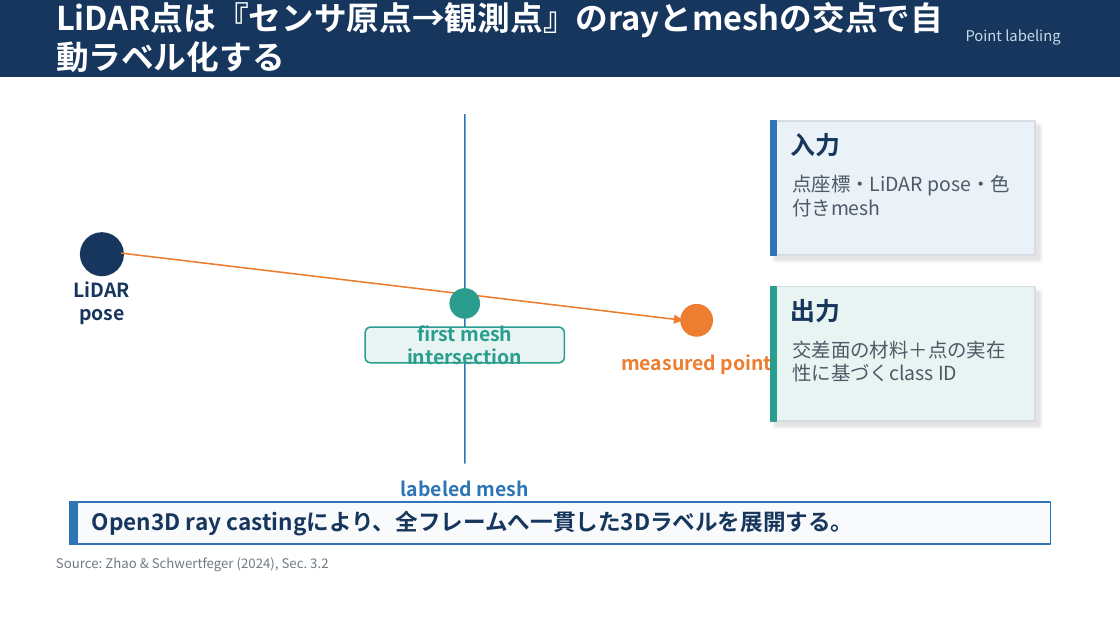
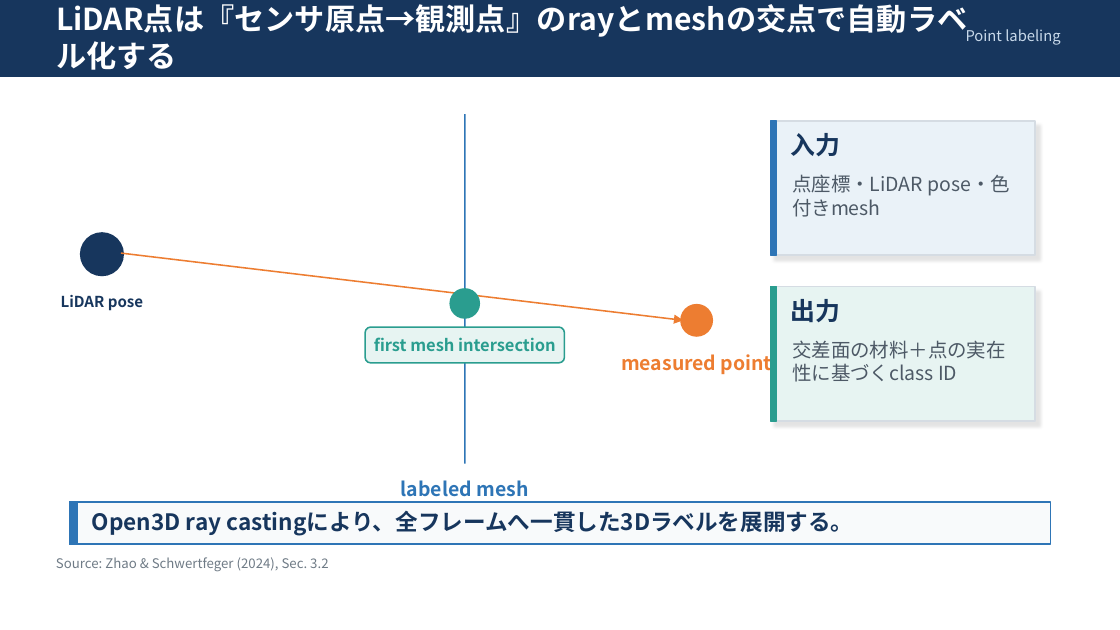
Before and after one commit to i-takechi/Master_work, a slide deck: slide 32 of セミナー202060723.pptx (slide 10 before the commit). Drawn at 1120x630 pixels with LibreOffice and Linux fonts; fonts in the diff are those of the drawing. Boxes give left, top, right and bottom in pixels: in the first picture for what was removed or moved away, otherwise in the second. Text is boxed around its words. In the diff, an @@ line names an element or a change of style, - is before the commit and + after.

```diff
--- a/セミナー202060723.pptx
+++ b/セミナー202060723.pptx
@@ text "LiDAR点は『センサ原点→観測点』のrayとmeshの交点で自動ラベル化する" at [56,4,967,37]: size 21 to 19.4 pt @@
@@ text "LiDAR pose" at [61,295,143,311]: size 12.5 to 9.7 pt @@
@@ text "first mesh intersection" at [374,337,556,351]: size 12.5 to 10.6 pt @@
```
Also in this commit, not shown: 21 other slides changed, 22 slides added, 2 slides removed.
